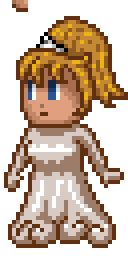
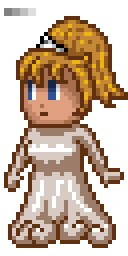
Before/after of a 128px x 256px layered artwork. What changed in the layer stack:
painted on "body" over [4, 0, 88, 180]
